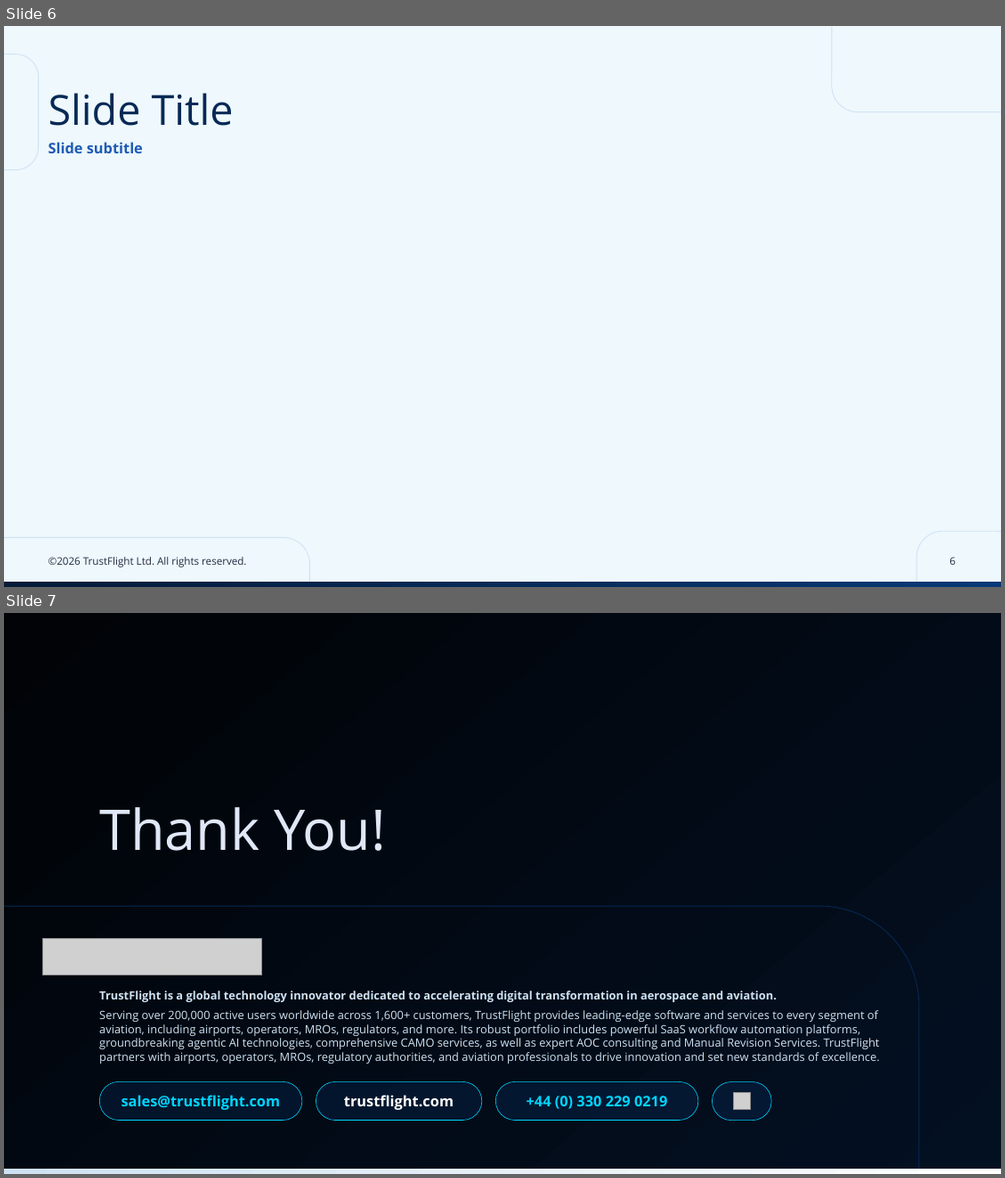
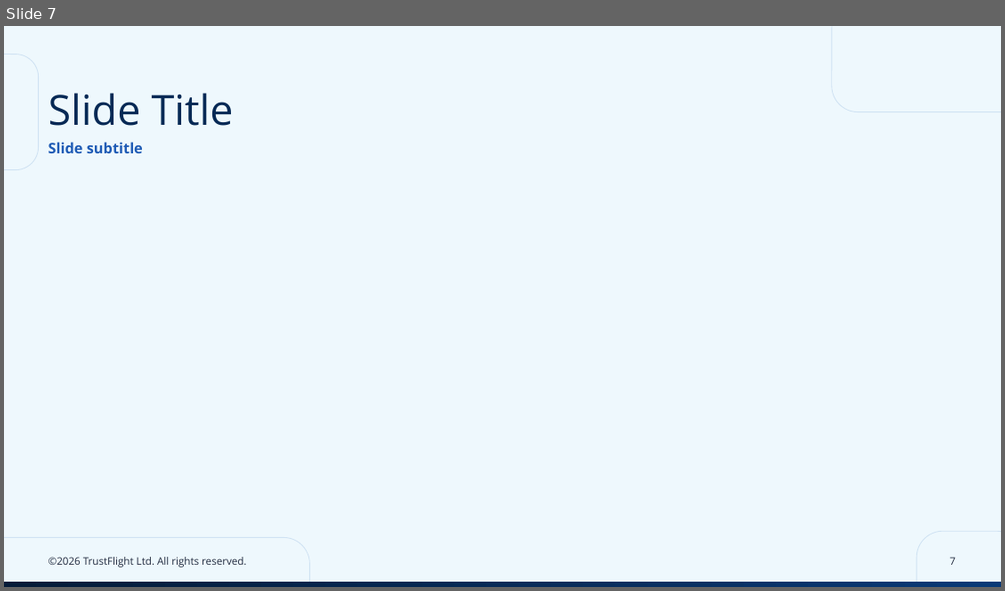
Before and after one commit to tf-alexc/Branding, a slide deck: .claude/skills/ppt-design-system/Basic Presentation Template.pptx. Shown one above the other, each under a label of ours: slides 6 and 7 before the commit, slide 7 after it. The pictures are 1005x1178 and 1005x591 pixels, drawn with LibreOffice and Linux fonts; fonts in the diff are those of the drawing; grey boxes stand for pictures; background and template pictures are left out. Boxes give left, top, right and bottom in pixels: in the first picture for what was removed or moved away, otherwise in the second. Text is boxed around its words. In the diff, an @@ line names an element or a change of style, - is before the commit and + after.

```diff
--- a/.claude/skills/ppt-design-system/Basic Presentation Template.pptx
+++ b/.claude/skills/ppt-design-system/Basic Presentation Template.pptx
@@ slide 7 removed at box(4, 613, 1001, 1174), background picture (left out) @@
@@ text removed at box(99, 807, 387, 851) @@
-Thank You!
@@ rounded rectangle removed at box(4, 906, 919, 1174) @@
@@ picture removed at box(43, 938, 262, 975) @@
@@ text removed at box(99, 990, 880, 1063) @@
-TrustFlight is a global technology innovator dedicated to accelerating digital transformation in aerospace and aviation.
-Serving over 200,000 active users worldwide across 1,600+ customers, TrustFlight provides leading-edge software and services to every segment of aviation, including airports, operators, MROs, regulators, and more. Its robust portfolio includes powerful SaaS workflow automation platforms, groundbreaking agentic AI technologies, comprehensive CAMO services, as well as expert AOC consulting and Manual Revision Services. TrustFlight partners with airports, operators, MROs, regulatory authorities, and aviation professionals to drive innovation and set new standards of excellence.
@@ group removed at box(100, 1082, 772, 1120): 4 rounded rectangles, 1 picture @@
-sales@trustflight.com
-trustflight.com
-+44 (0) 330 229 0219
@@ rectangle removed at box(4, 1168, 1001, 1174) @@
@@ what was slide 6 is now slide 7 @@
@@ page number at box(949, 556, 955, 564): text changed @@
-6
+7
```
Also in this commit, not shown: 1 slide changed, 2 slides added, 1 other file.
